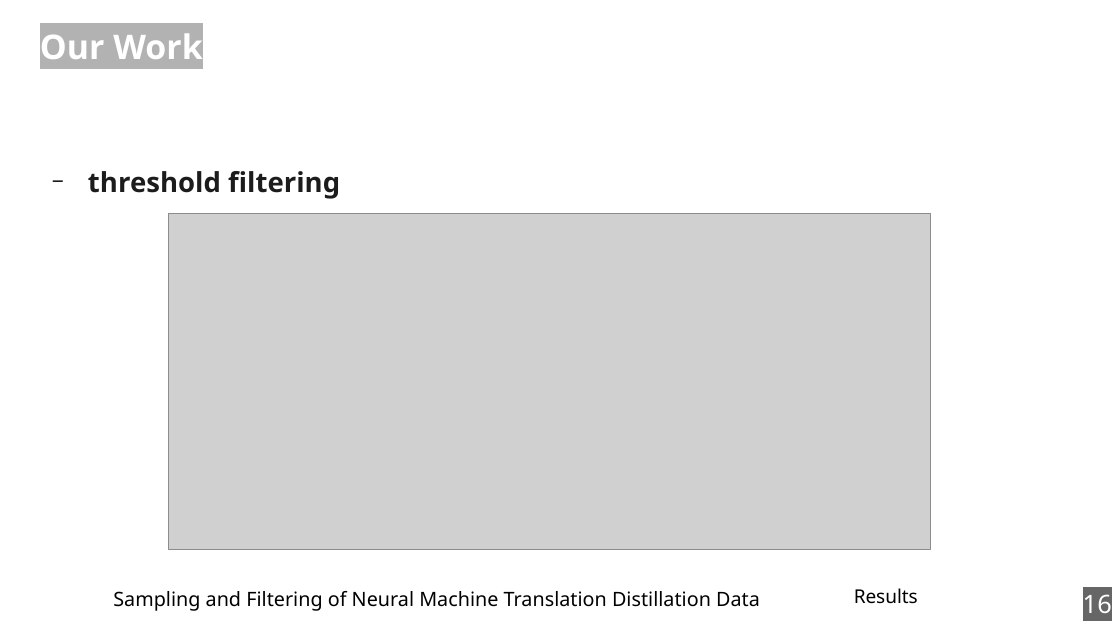
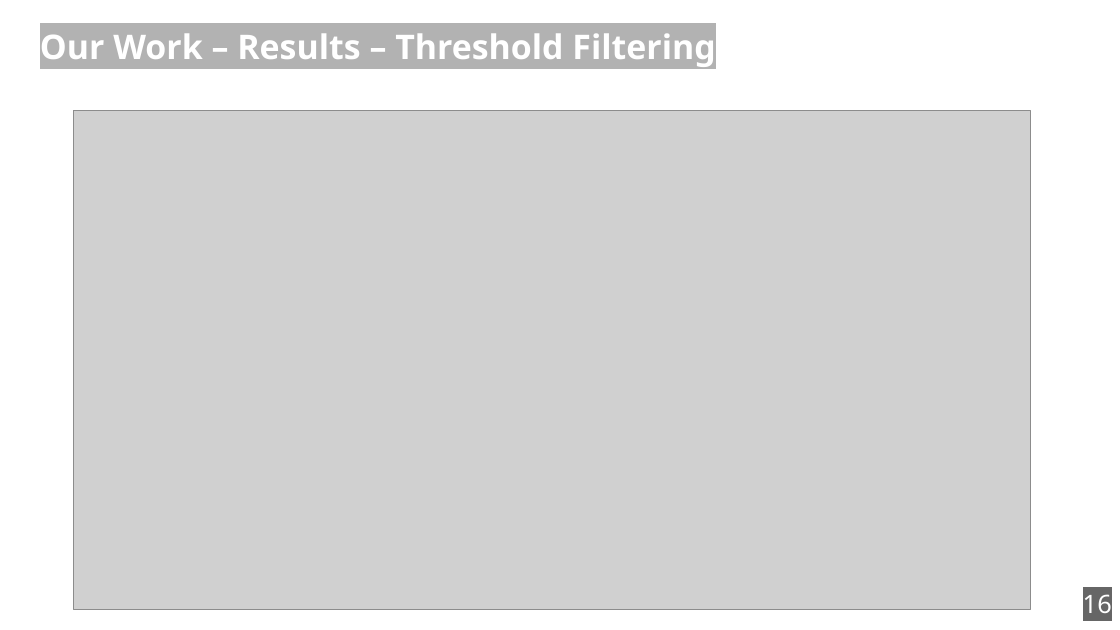
Before and after one commit to zouharvi/reference-mt-distill, a slide deck: slide 16 of meta/final_presentation.odp. Drawn at 1120x630 pixels with LibreOffice and Linux fonts; fonts in the diff are those of the drawing; grey boxes stand for pictures. Boxes give left, top, right and bottom in pixels: in the first picture for what was removed or moved away, otherwise in the second. Text is boxed around its words. In the diff, an @@ line names an element or a change of style, - is before the commit and + after.

```diff
--- a/meta/final_presentation.odp
+++ b/meta/final_presentation.odp
@@ title at (x1=40, y1=33, x2=715, y2=67): text changed @@
-Our Work
+Our Work – Results – Threshold Filtering
@@ picture resized from (x1=169, y1=213, x2=931, y2=550) to (x1=73, y1=111, x2=1031, y2=610) @@
@@ text removed at (x1=88, y1=171, x2=340, y2=199) @@
-− threshold filtering
@@ text removed at (x1=113, y1=591, x2=760, y2=611) @@
-Sampling and Filtering of Neural Machine Translation Distillation Data
@@ text removed at (x1=854, y1=588, x2=918, y2=604) @@
-Results
```
Also in this commit, not shown: 18 other slides changed.
